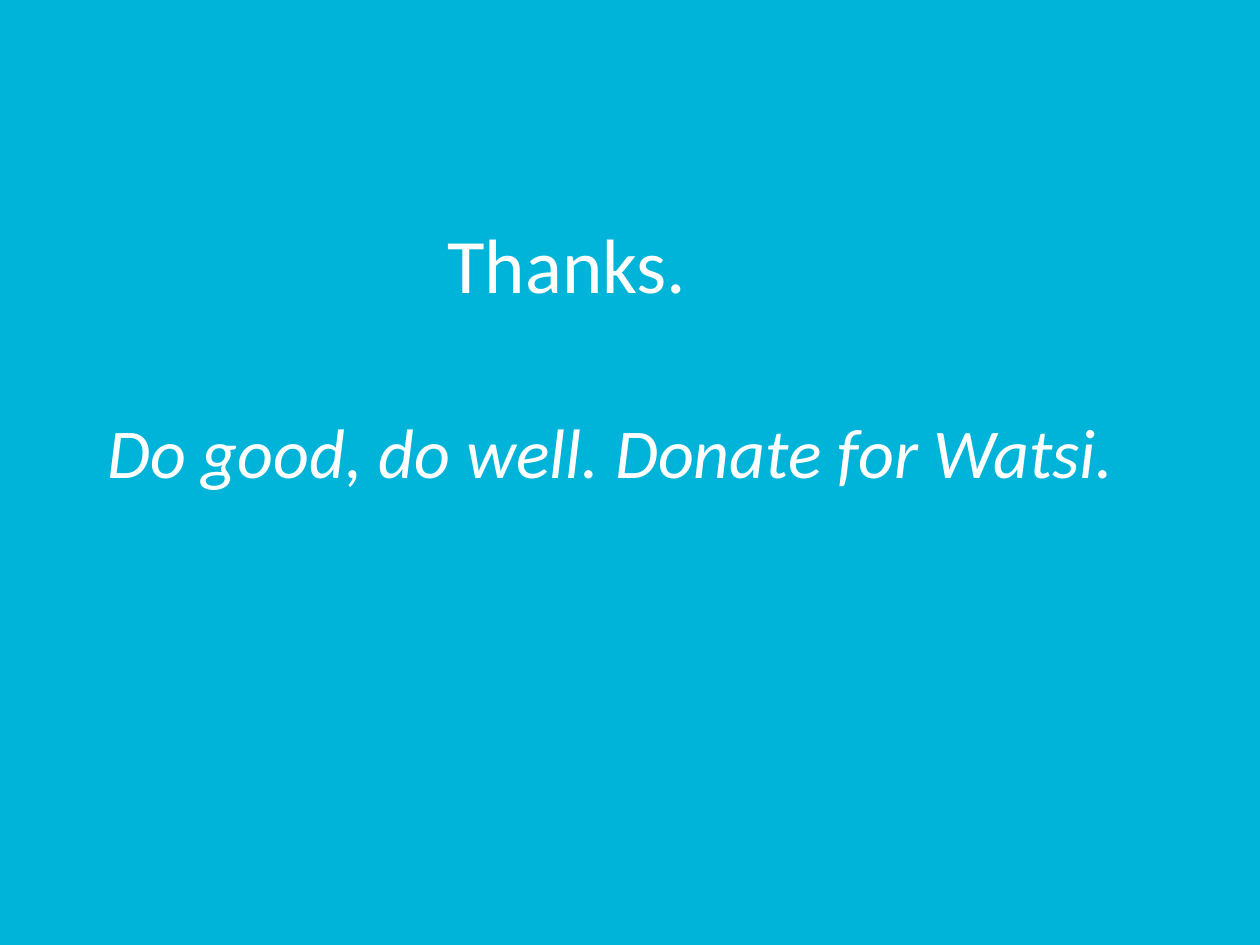
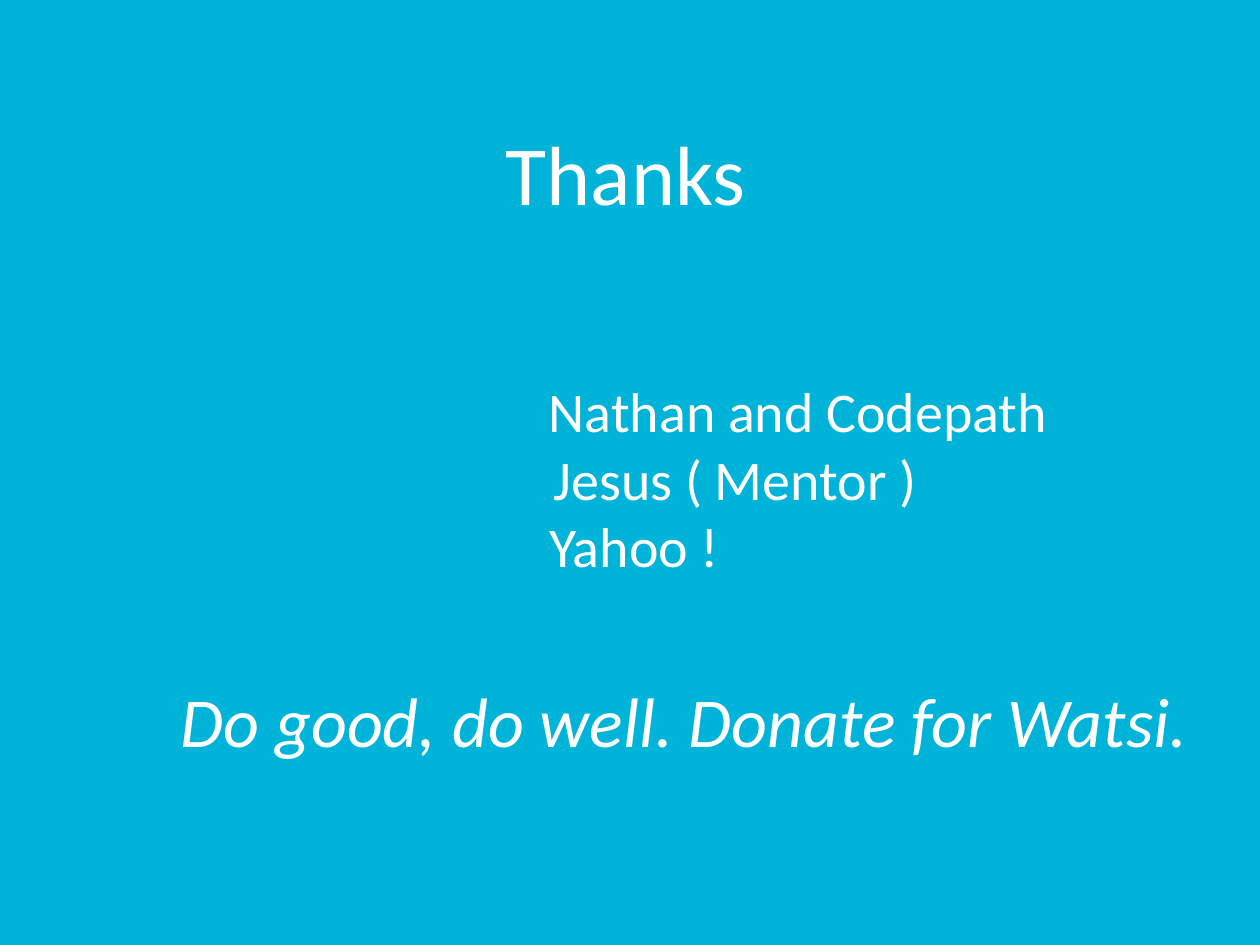
Before and after one commit to rutvijkumarshah/WatsiAndroidApp, a slide deck: slide 10 of docs/groupProject.pptx. Drawn at 1260x945 pixels with LibreOffice and Linux fonts; fonts in the diff are those of the drawing. Boxes give left, top, right and bottom in pixels: in the first picture for what was removed or moved away, otherwise in the second. Text is boxed around its words. In the diff, an @@ line names an element or a change of style, - is before the commit and + after.

```diff
--- a/docs/groupProject.pptx
+++ b/docs/groupProject.pptx
@@ text added at <box>506,146,746,206</box>, 48 pt, text #FFFFFF @@
+Thanks
@@ title at <box>181,393,1187,759</box>: text changed; size 40 to 32 pt; italic off @@
-Thanks.
-Do good, do well. Donate for Watsi.
+Nathan and Codepath
+Jesus ( Mentor )
+Yahoo !
+Do good, do well. Donate for Watsi.
```
Also in this commit, not shown: 1 other slide changed.
